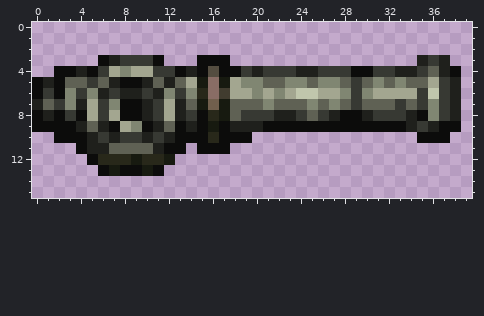
A pixel-art sprite gets an edit: content/Entities/Guns/Cannon/cannon.short.png. Above is the file before it was changed.
The file is 40x16 pixels. Colours within 5 levels of each other are drawn and written as one.
After the commit:
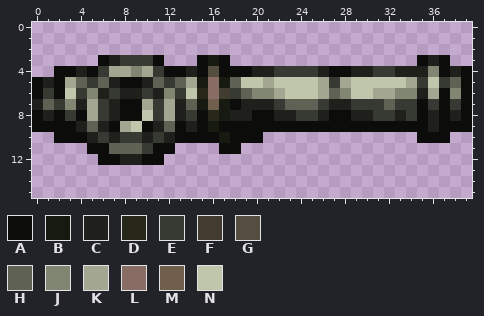
Palette (. is transparent): A #0c0c0b  B #171a10  C #1f201c  D #28281a  E #373933  F #413c2f  G #544d40  H #5f6154  J #808672  K #a3a690  L #896d65  M #715f4d  N #c0c6ac
What changed:
{"y":3,"x":16,"old":"A","new":"B"}
{"y":3,"x":35,"old":"CEC","new":"ACA"}
{"y":4,"x":8,"old":"JK","new":"KJ"}
{"y":4,"x":12,"old":"E","new":"A"}
{"y":4,"x":19,"old":"E","new":"A"}
{"y":4,"x":21,"old":"E","new":"C"}
{"y":4,"x":24,"old":"CCEEEAA","new":"EECAACC"}
{"y":4,"x":35,"old":"EHCA.","new":"CJACA"}
{"y":5,"x":3,"old":"H","new":"K"}
{"y":5,"x":12,"old":"C","new":"E"}
{"y":5,"x":18,"old":"KJJHHJJHJJHEHJHJHHK","new":"HNNKNNNNKEKNNNNNKEN"}
{"y":5,"x":38,"old":"C.","new":"HA"}
{"y":6,"x":3,"old":"J","new":"N"}
{"y":6,"x":14,"old":"J","new":"N"}
{"y":6,"x":18,"old":"KK","new":"EH"}
{"y":6,"x":21,"old":"KJK","new":"JKN"}
{"y":6,"x":27,"old":"K","new":"H"}
{"y":6,"x":29,"old":"EJ","new":"NN"}
{"y":6,"x":33,"old":"KKENEC.","new":"JJCKAJA"}
{"y":7,"x":7,"old":"J","new":"C"}
{"y":7,"x":10,"old":"C","new":"K"}
{"y":7,"x":18,"old":"HHHJH","new":"ACCCE"}
{"y":7,"x":25,"old":"JHJH","new":"HECC"}
{"y":7,"x":30,"old":"HH","new":"EE"}
{"y":7,"x":34,"old":"HEJEC.","new":"EAEAEA"}
{"y":8,"x":7,"old":"K","new":"C"}
{"y":8,"x":10,"old":"C","new":"N"}
{"y":8,"x":18,"old":"HEEE","new":"CCAA"}
{"y":8,"x":25,"old":"HEC","new":"ECA"}
{"y":8,"x":29,"old":"A","new":"C"}
{"y":8,"x":33,"old":"EC","new":"CE"}
{"y":8,"x":36,"old":"JE","new":"CA"}
{"y":8,"x":39,"old":".","new":"A"}
{"y":9,"x":9,"old":"J","new":"N"}
{"y":9,"x":18,"old":"CCC","new":"AAA"}
{"y":9,"x":34,"old":"CE","new":"AA"}
{"y":9,"x":39,"old":".","new":"A"}
{"y":10,"x":16,"old":"DA","new":"AB"}
{"y":10,"x":20,"old":".","new":"A"}
{"y":11,"x":4,"old":"ACC","new":".AA"}
{"y":11,"x":10,"old":"HC","new":"EA"}
{"y":11,"x":13,"old":"A","new":"."}
{"y":11,"x":15,"old":"AA","new":".."}
{"y":11,"x":18,"old":".","new":"A"}
{"y":12,"x":5,"old":"ADDDBDDB","new":".AACCAA."}
{"y":13,"x":6,"old":"ABAABA","new":"......"}
{"label":"changed","picture_box":[65,55,472,176]}
